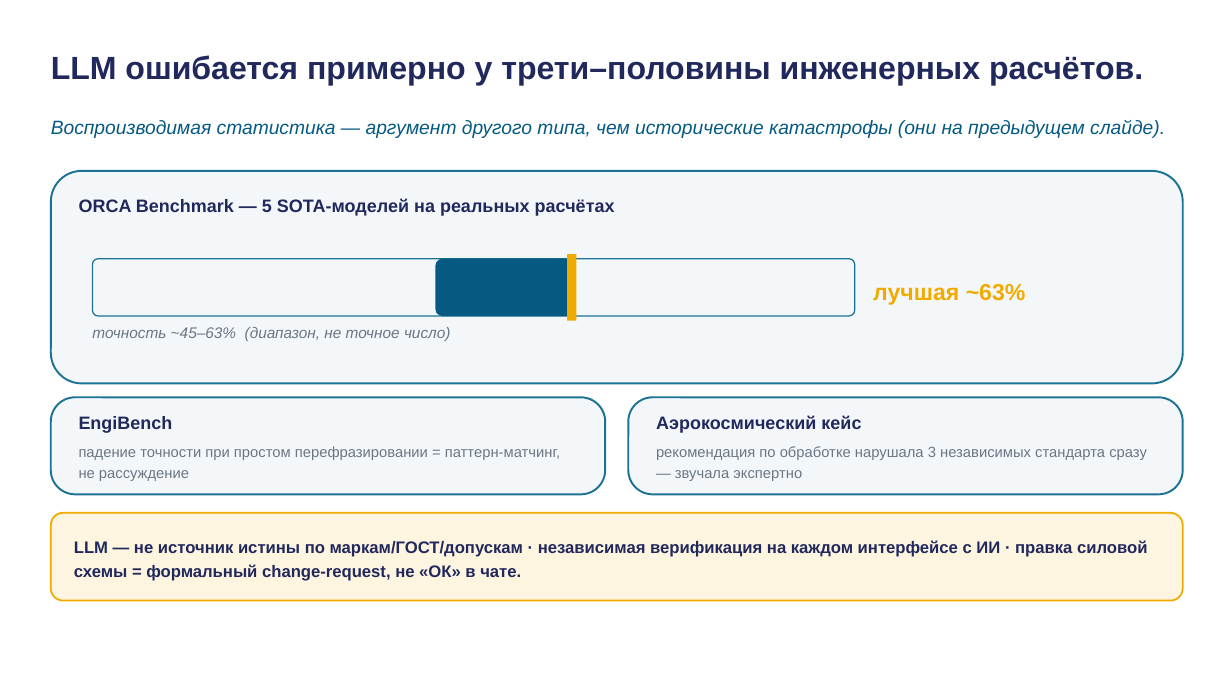
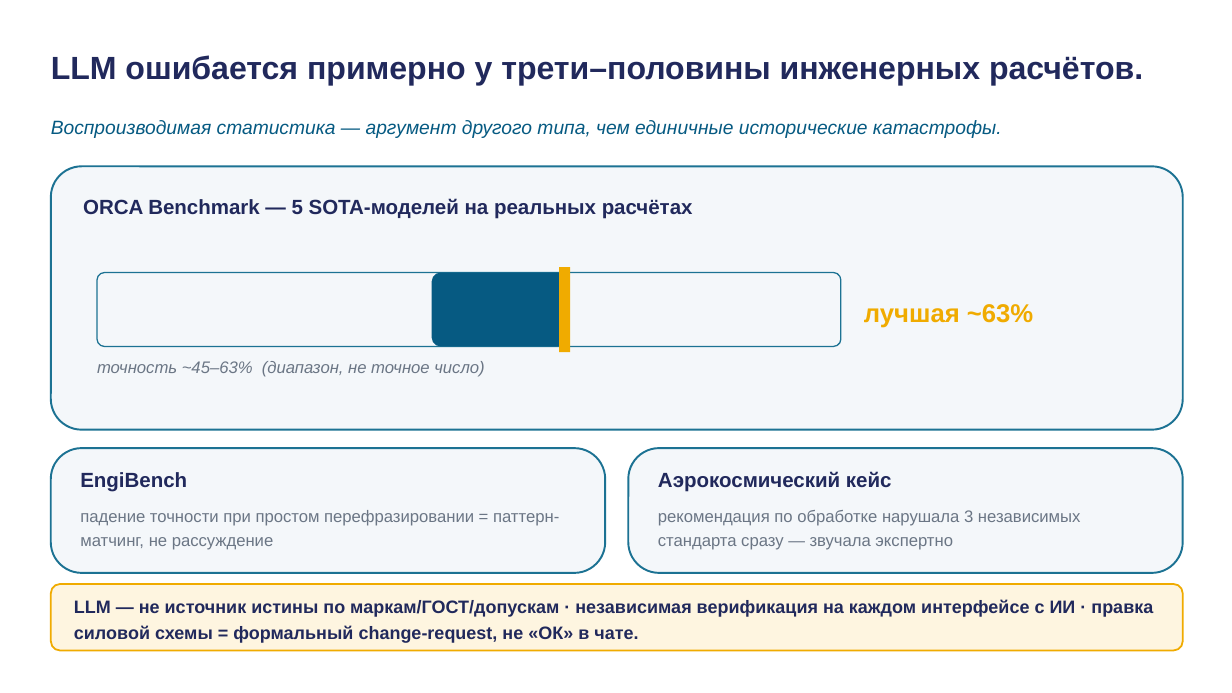
Before and after one commit to tellina-study/AI-usage-lessons, a slide deck: slide 24 of library/lectures/lec-06/rendered/lec-06.pptx. Drawn at 1232x693 pixels with LibreOffice and Linux fonts; fonts in the diff are those of the drawing. Boxes give left, top, right and bottom in pixels: in the first picture for what was removed or moved away, otherwise in the second. Text is boxed around its words. In the diff, an @@ line names an element or a change of style, - is before the commit and + after.

```diff
--- a/library/lectures/lec-06/rendered/lec-06.pptx
+++ b/library/lectures/lec-06/rendered/lec-06.pptx
@@ text at (x1=51, y1=120, x2=1002, y2=138): text changed @@
-Воспроизводимая статистика — аргумент другого типа, чем исторические катастрофы (они на предыдущем слайде).
+Воспроизводимая статистика — аргумент другого типа, чем единичные исторические катастрофы.
@@ rounded rectangle resized from (x1=51, y1=171, x2=1183, y2=384) to (x1=51, y1=166, x2=1183, y2=430) @@
@@ rectangle resized from (x1=567, y1=254, x2=577, y2=321) to (x1=559, y1=267, x2=570, y2=352) @@
@@ text "лучшая ~63%" moved from (x1=873, y1=284, x2=1026, y2=305) to (x1=864, y1=304, x2=1033, y2=328) @@
@@ text "лучшая ~63%" at (x1=864, y1=304, x2=1033, y2=328): size 18 to 20 pt @@
@@ rounded rectangle resized from (x1=92, y1=259, x2=855, y2=316) to (x1=97, y1=273, x2=841, y2=347) @@
@@ rounded rectangle resized from (x1=435, y1=259, x2=573, y2=316) to (x1=432, y1=273, x2=566, y2=347) @@
@@ text "точность ~45–63% (диапазон, не точное ..." moved from (x1=92, y1=327, x2=451, y2=341) to (x1=97, y1=361, x2=484, y2=377) @@
@@ text "точность ~45–63% (диапазон, не точное ..." at (x1=97, y1=361, x2=484, y2=377): size 12 to 13 pt @@
@@ rounded rectangle resized from (x1=51, y1=397, x2=605, y2=494) to (x1=51, y1=448, x2=605, y2=573) @@
@@ proportions changed in 3 elements at (x1=51, y1=166, x2=1183, y2=430), (x1=51, y1=448, x2=605, y2=573), (x1=628, y1=448, x2=1183, y2=573) @@
@@ rounded rectangle resized from (x1=628, y1=397, x2=1183, y2=494) to (x1=628, y1=448, x2=1183, y2=573) @@
@@ text "EngiBench" moved from (x1=79, y1=416, x2=173, y2=433) to (x1=80, y1=472, x2=187, y2=491) @@
@@ size 14 to 16 pt in 3 elements at (x1=83, y1=198, x2=693, y2=219), (x1=80, y1=472, x2=187, y2=491), (x1=658, y1=471, x2=892, y2=491) @@
@@ text "Аэрокосмический кейс" moved from (x1=656, y1=415, x2=861, y2=433) to (x1=658, y1=471, x2=892, y2=491) @@
@@ text "падение точности при простом перефразировании ..." at (x1=80, y1=510, x2=559, y2=550): size 11.5 to 13 pt; line spacing 1.18 to 1.2 @@
@@ text "падение точности при простом перефразировании ..." moved from (x1=79, y1=446, x2=560, y2=481) to (x1=80, y1=510, x2=559, y2=550) @@
@@ text "рекомендация по обработке нарушала 3 ..." moved from (x1=656, y1=446, x2=1147, y2=481) to (x1=658, y1=510, x2=1080, y2=550) @@
@@ text "рекомендация по обработке нарушала 3 ..." at (x1=658, y1=510, x2=1080, y2=550): size 11.5 to 13 pt; line spacing 1.18 to 1.2 @@
@@ rounded rectangle resized from (x1=51, y1=513, x2=1183, y2=601) to (x1=51, y1=584, x2=1183, y2=651) @@
@@ text "LLM — не источник истины ..." moved from (x1=74, y1=540, x2=1147, y2=581) to (x1=74, y1=599, x2=1153, y2=643) @@
@@ text "LLM — не источник истины ..." at (x1=74, y1=599, x2=1153, y2=643): size 13 to 14 pt @@
```
Also in this commit, not shown: 29 other slides changed, 8 other files.
